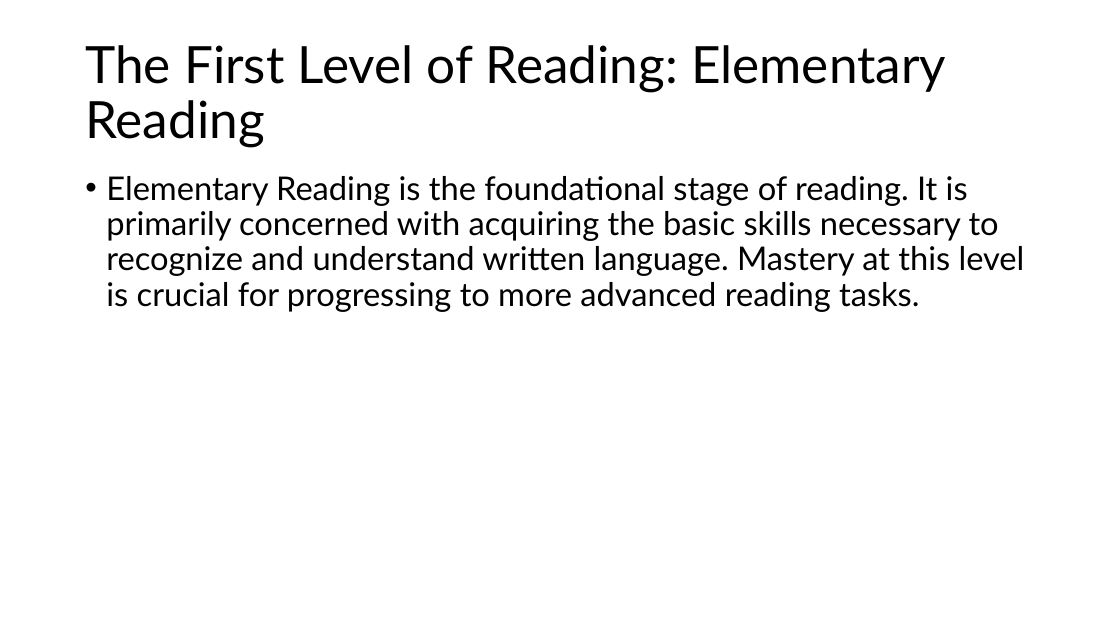
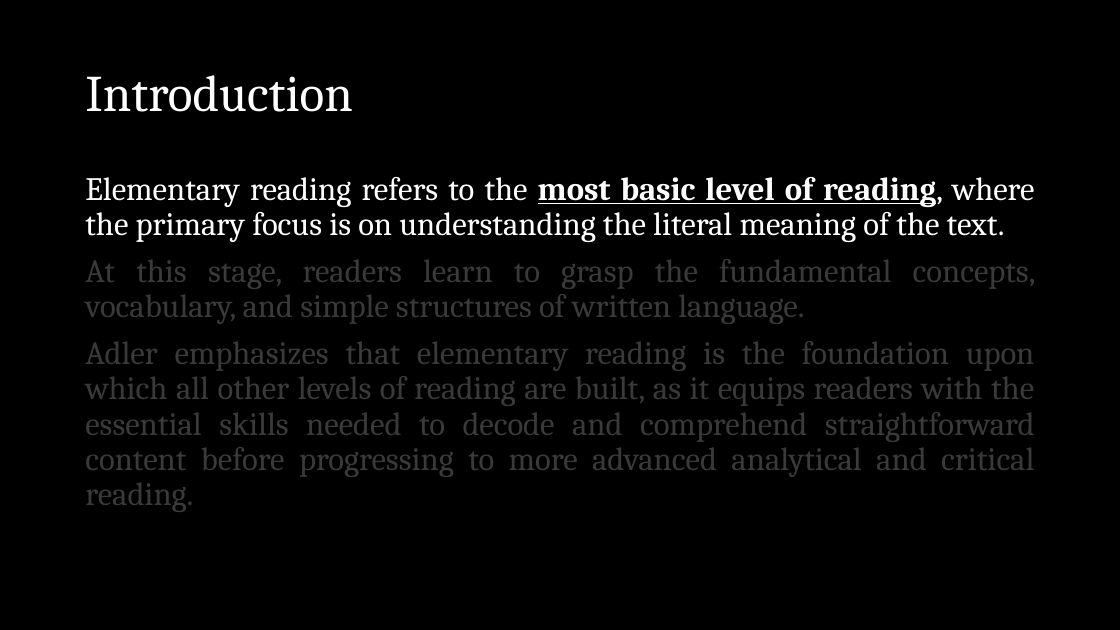
Before and after one commit to shafiqr-kmsw/matricphys, a slide deck: slide 2 of howtoreadbook/slides.pptx (slide 9 before the commit). Drawn at 1120x630 pixels with LibreOffice and Linux fonts; fonts in the diff are those of the drawing. Boxes give left, top, right and bottom in pixels: in the first picture for what was removed or moved away, otherwise in the second. Text is boxed around its words. In the diff, an @@ line names an element or a change of style, - is before the commit and + after.

```diff
--- a/howtoreadbook/slides.pptx
+++ b/howtoreadbook/slides.pptx
@@ background #FFFFFF to #000000 @@
@@ title at (85,75,353,112): text changed; font Lato to Cambria; text colour #000000 to #FFFFFF @@
-The First Level of Reading: Elementary Reading
+Introduction
@@ text at (85,177,1036,512): text changed; font Lato to Cambria; text colour #000000 to #3A3A3A @@
-• Elementary Reading is the foundational stage of reading. It is primarily concerned with acquiring the basic skills necessary to recognize and understand written language. Mastery at this level is crucial for progressing to more advanced reading tasks.
+Elementary reading refers to the most basic level of reading, where the primary focus is on understanding the literal meaning of the text.
+At this stage, readers learn to grasp the fundamental concepts, vocabulary, and simple structures of written language.
+Adler emphasizes that elementary reading is the foundation upon which all other levels of reading are built, as it equips readers with the essential skills needed to decode and comprehend straightforward content before progressing to more advanced analytical and critical reading.
```
Also in this commit, not shown: 19 other slides changed, 73 slides added, 7 slides removed.
